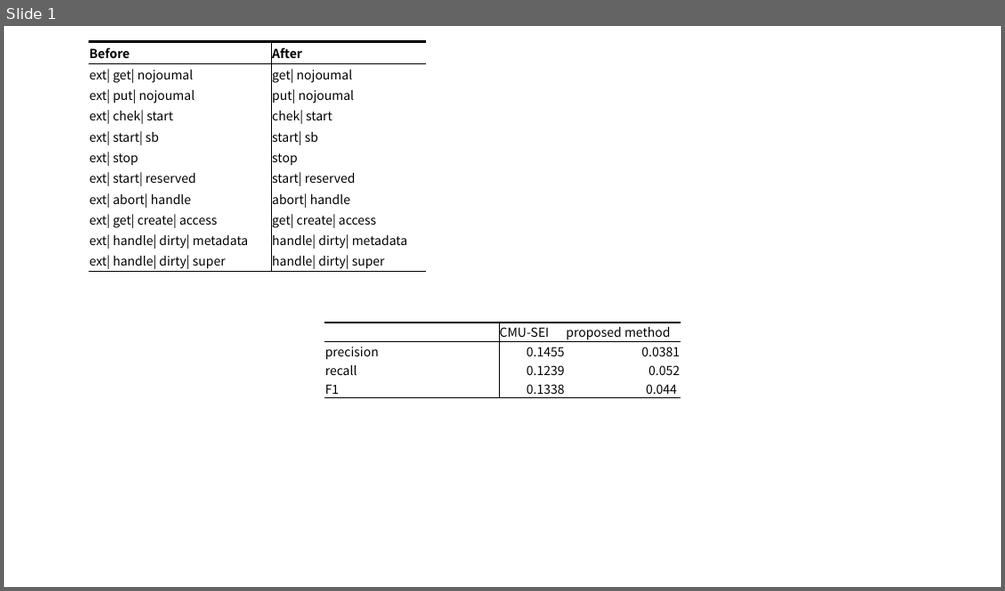
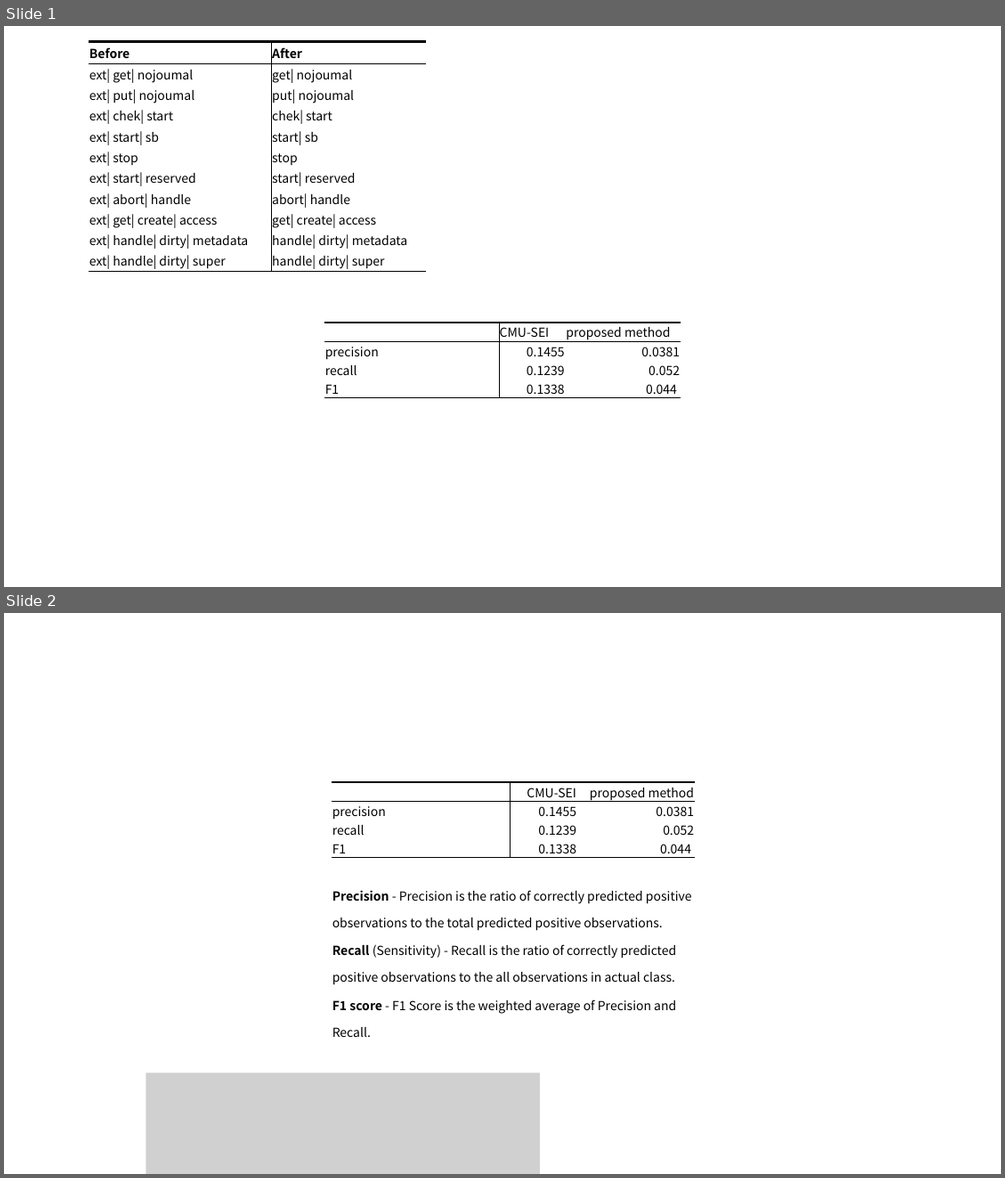
Before and after one commit to hisazumi/cextractor, a slide deck: textemp_apris2019/image/プレゼンテーション3.pptx. Shown one above the other, each under a label of ours: slide 1 before the commit, slides 1 and 2 after it. The pictures are 1005x591 and 1005x1178 pixels, drawn with LibreOffice and Linux fonts; fonts in the diff are those of the drawing; grey boxes stand for pictures. Boxes give left, top, right and bottom in pixels: in the first picture for what was removed or moved away, otherwise in the second. Text is boxed around its words. In the diff, an @@ line names an element or a change of style, - is before the commit and + after.

```diff
--- a/textemp_apris2019/image/プレゼンテーション3.pptx
+++ b/textemp_apris2019/image/プレゼンテーション3.pptx
@@ slide 2 added at (4, 613, 1001, 1174), background #FFFFFF @@
@@ table added at (332, 782, 695, 1040), 7 rows, 3 columns @@
+ | CMU-SEI | proposed method
+precision | 0.1455 | 0.0381
+recall | 0.1239 | 0.052
+F1 | 0.1338 | 0.044
+ |  | 
+Precision - Precision is the ratio of correctly predicted positive observations to the total predicted positive observations. / Recall (Sensitivity) - Recall is the ratio of correctly predicted positive observations to the all observations in actual class. |  | 
+F1 score - F1 Score is the weighted average of Precision and Recall. |  | 
@@ picture added at (146, 1073, 540, 1174) @@
```
Also in this commit, not shown: 11 other files.
